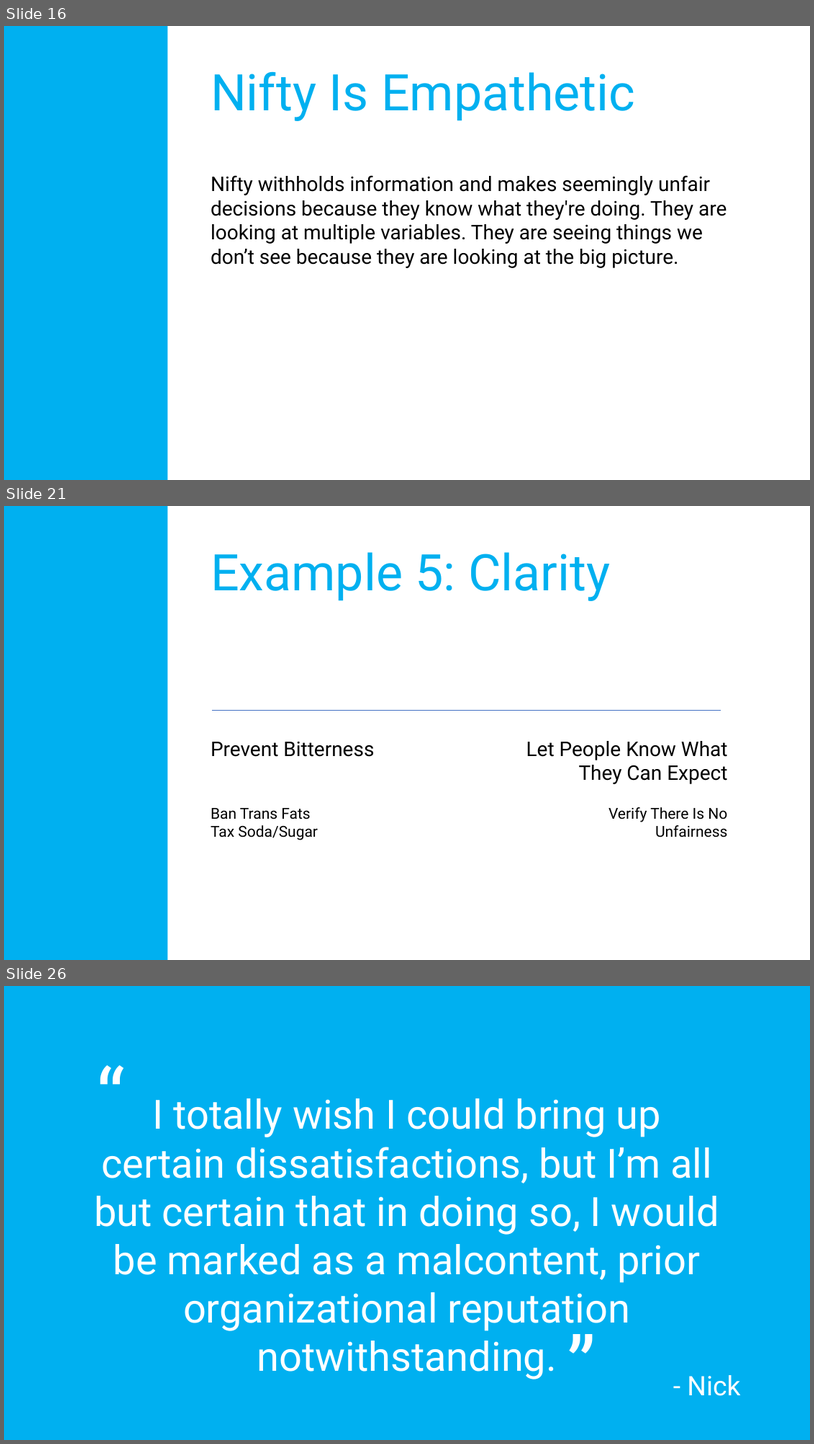
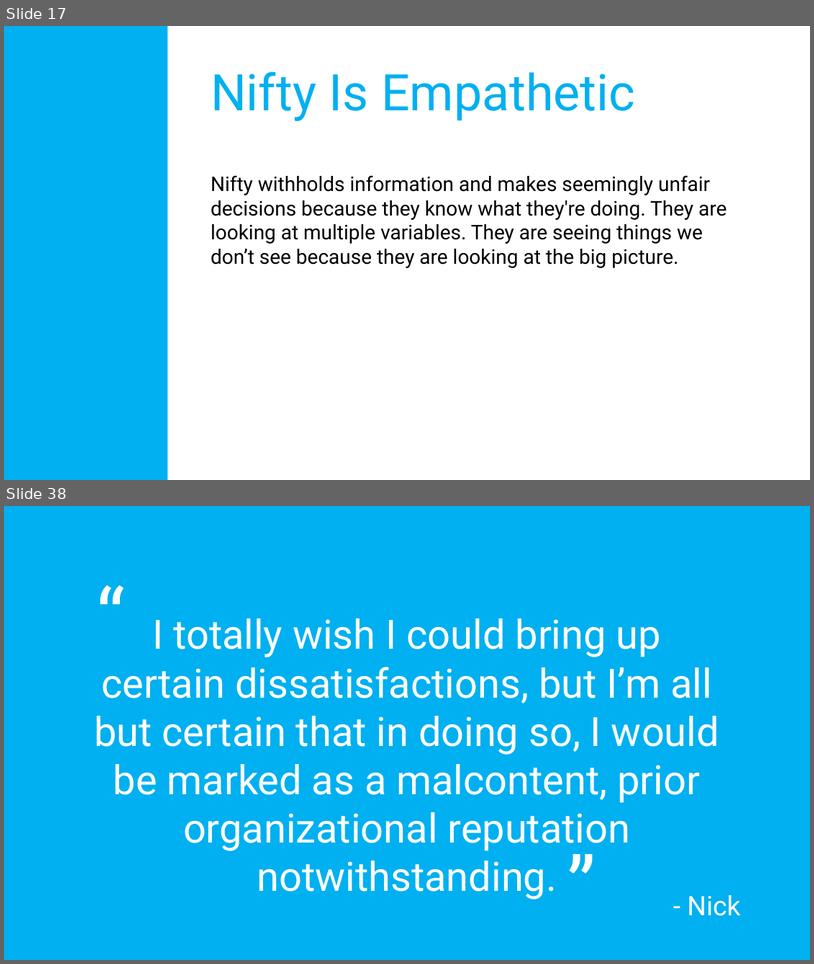
Before and after one commit to amadorchavez/amadorchavez.github.io, a slide deck: nifty/Culture.Values.pptx. Shown one above the other, each under a label of ours: slides 16, 21 and 26 before the commit, slides 17 and 38 after it; the slides between them are not shown. The pictures are 814x1444 and 814x964 pixels, drawn with LibreOffice and Linux fonts; fonts in the diff are those of the drawing. Boxes give left, top, right and bottom in pixels: in the first picture for what was removed or moved away, otherwise in the second. Text is boxed around its words. In the diff, an @@ line names an element or a change of style, - is before the commit and + after.

Commit message:
clarity updates

```diff
--- a/nifty/Culture.Values.pptx
+++ b/nifty/Culture.Values.pptx
@@ slide 21 removed at [4, 506, 810, 960], background #FFFFFF @@
@@ rectangle removed at [4, 506, 168, 960] @@
@@ text removed at [211, 552, 610, 601] @@
-Example 5: Clarity
@@ line removed from (212, 710) to (721, 710) @@
@@ text removed at [211, 741, 374, 757] @@
-Prevent Bitterness
@@ text removed at [527, 741, 728, 784] @@
-Let People Know What They Can Expect
@@ text removed at [211, 808, 318, 840] @@
-Ban Trans Fats
-Tax Soda/Sugar
@@ text removed at [609, 807, 728, 837] @@
-Verify There Is No Unfairness
@@ what was slide 16 is now slide 17 @@
@@ what was slide 26 is now slide 38 @@
```
Also in this commit, not shown: 12 slides changed, 17 slides added, 1 other slide removed, 49 other files.
